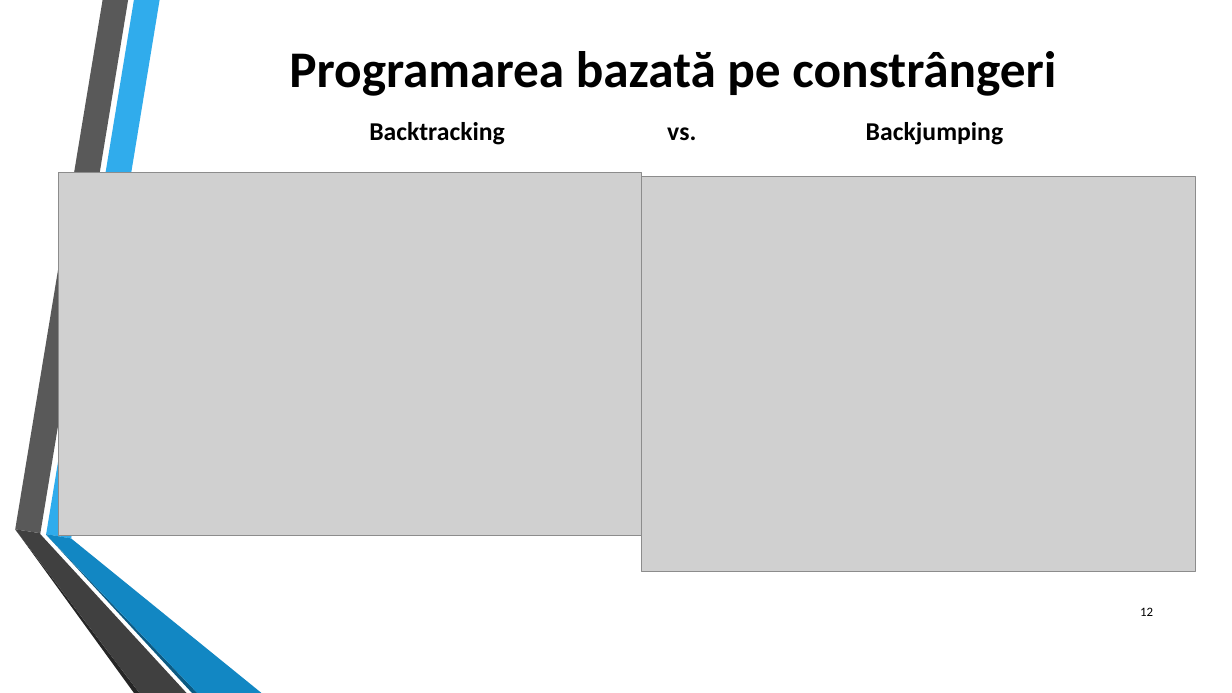
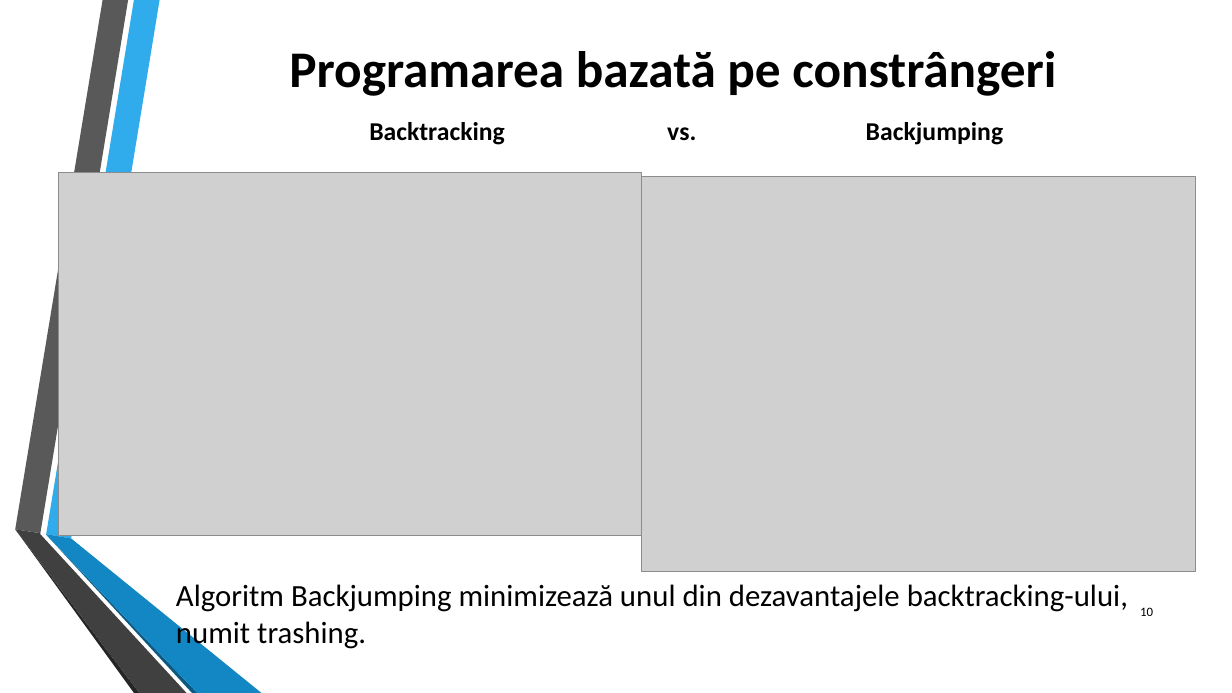
Before and after one commit to andreea22avram/Licenta2019, a slide deck: slide 10 of Licenta2018AvramAndreea/Presentation1.pptx (slide 12 before the commit). Drawn at 1232x693 pixels with LibreOffice and Linux fonts; fonts in the diff are those of the drawing; grey boxes stand for pictures; background and template pictures are left out. Boxes give left, top, right and bottom in pixels: in the first picture for what was removed or moved away, otherwise in the second. Text is boxed around its words. In the diff, an @@ line names an element or a change of style, - is before the commit and + after.

```diff
--- a/Licenta2018AvramAndreea/Presentation1.pptx
+++ b/Licenta2018AvramAndreea/Presentation1.pptx
@@ text added at [176,584,1128,651], 24 pt, text #000000 @@
+Algoritm Backjumping minimizează unul din dezavantajele backtracking-ului, numit trashing.
@@ page number at [1140,607,1153,616]: text changed @@
-12
+10
```
Also in this commit, not shown: 1 other slide changed, 3 slides removed.
